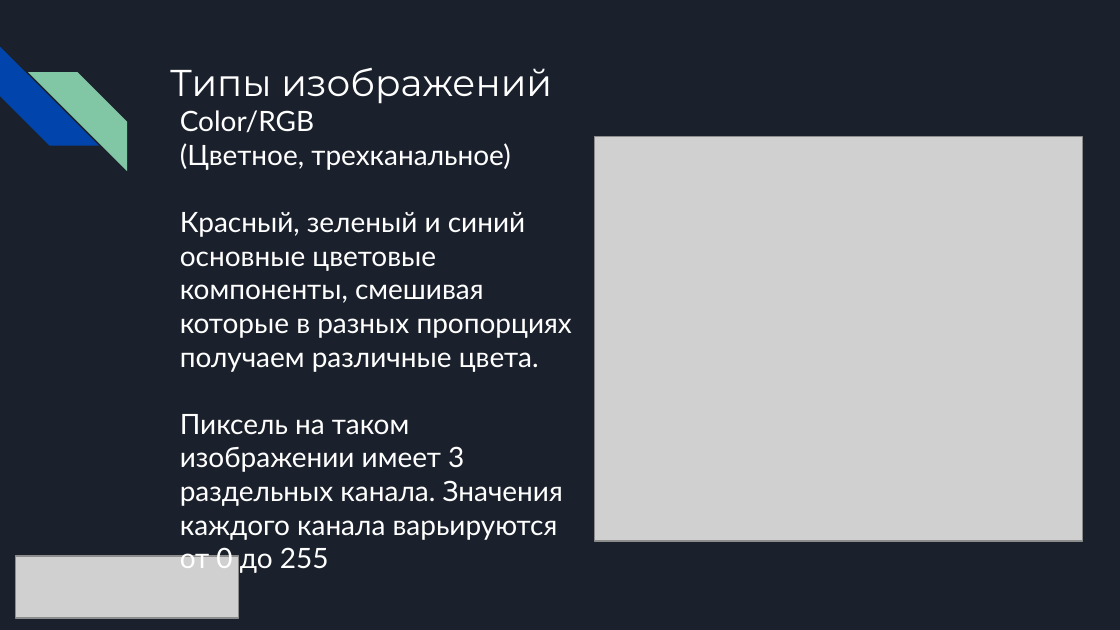
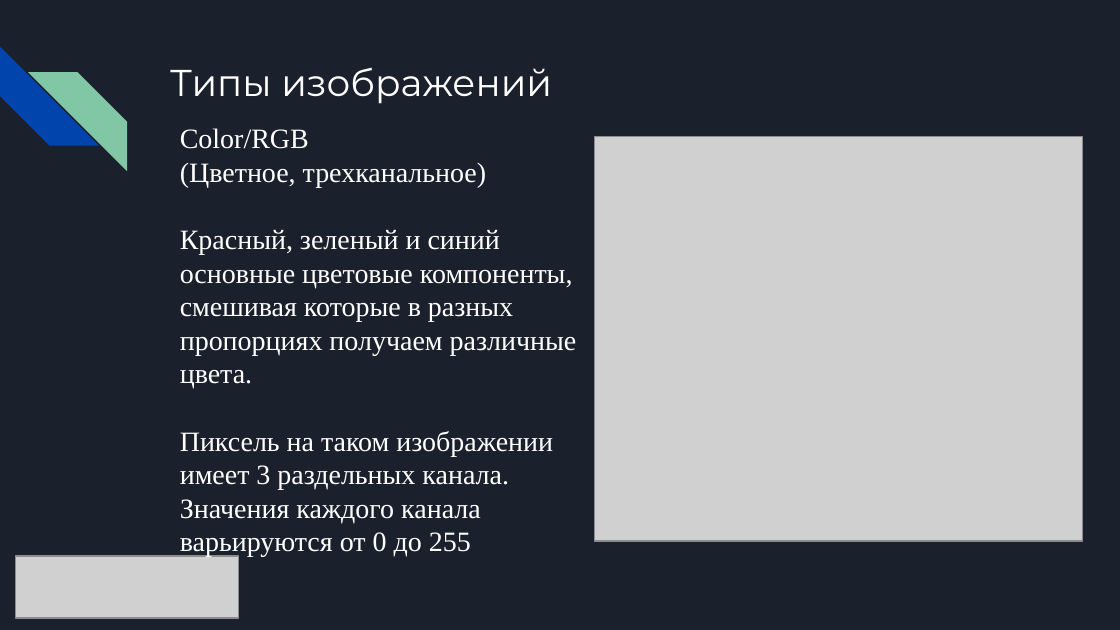
Before and after one commit to NickLyrick/ElinsCV, a slide deck: slide 11 of Presentations/ЭЛИНС. Занятие 2.pptx. Drawn at 1120x630 pixels with LibreOffice and Linux fonts; fonts in the diff are those of the drawing; grey boxes stand for pictures. Boxes give left, top, right and bottom in pixels: in the first picture for what was removed or moved away, otherwise in the second. Text is boxed around its words. In the diff, an @@ line names an element or a change of style, - is before the commit and + after.

```diff
--- a/Presentations/ЭЛИНС. Занятие 2.pptx
+++ b/Presentations/ЭЛИНС. Занятие 2.pptx
@@ text "Color/RGB" at [180, 128, 577, 557]: font Lato to Times New Roman @@
```
Also in this commit, not shown: 6 other slides changed, 2 other files.
